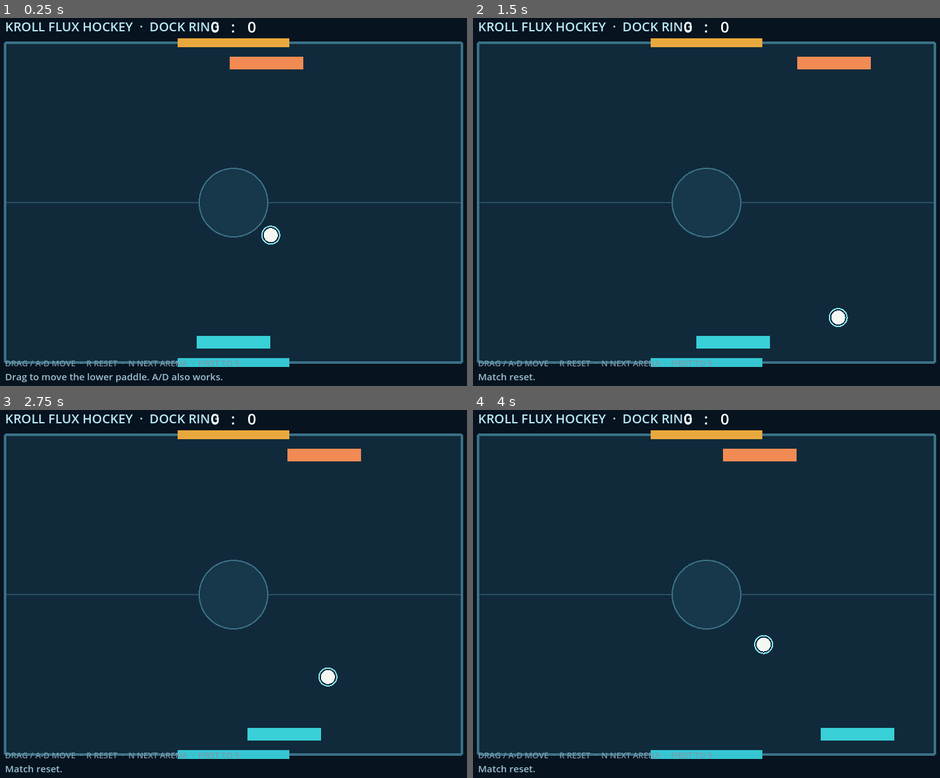
Above: before the commit, frames 1-4 (two rows, left to right).
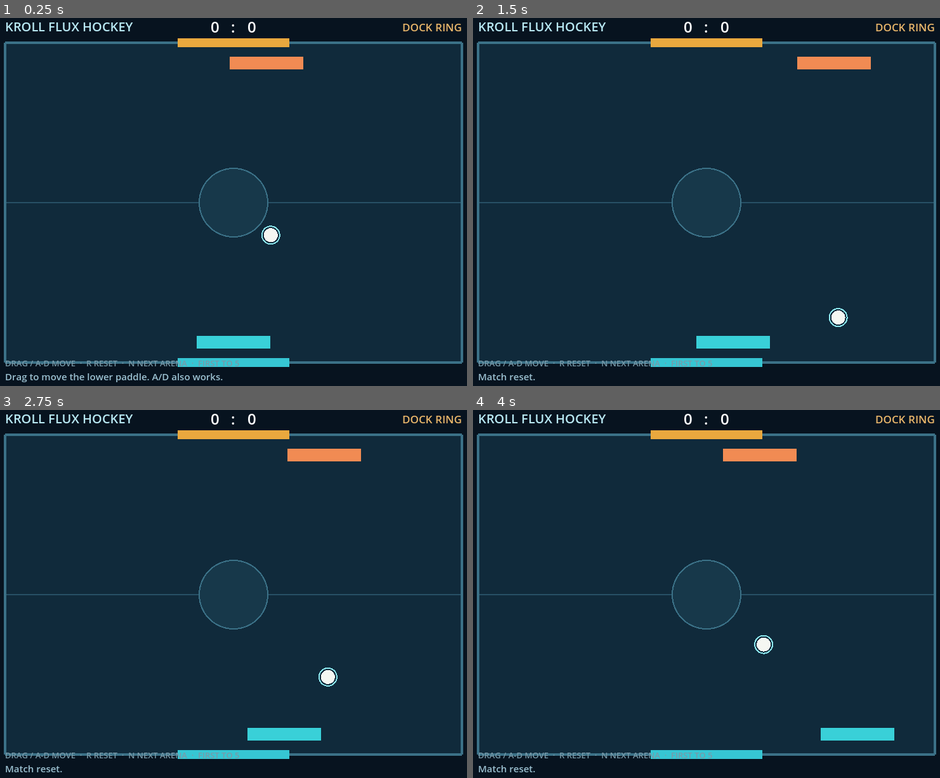
Above: after the commit, the same moments.

Repository: qaqp980520-prog/2126-Survival
Game: Godot game, scene res://main.tscn
Same seed, same stepped clock (60 frames per second), same inputs: the game is played once before the commit and once after it.
Inputs (mouse positions are in pixels of both pictures, inside the frame that each line leads up to):
- Up to frame 1 (0.25 s): no input
- Up to frame 2 (1.5 s): tap Enter at 0.5 s; move the mouse to (818, 183) at 0.52 s; hold D 0.53-1.25 s; tap R at 0.6 s; click (818, 183) at 0.67 s; drag from (603, 220) to (683, 279) at 1.27 s
- Up to frame 3 (2.75 s): move the mouse to (284, 509) at 2.02 s; hold D from 2.03 s (still down); tap R at 2.1 s
- Up to frame 4 (4 s): release D at 2.75 s; drag from (683, 671) to (552, 538) at 2.77 s; move the mouse to (860, 652) at 3.52 s; hold A from 3.53 s (still down); tap R at 3.6 s

The runs differ from the first frame. In frame 1, 0.3% of the frame differs, in the area x 30-99%, y 1-4%; in frame 2, 0.3%; in frame 3, 0.3%; in frame 4, 0.3%.

Commit message:
Polish Flux Hockey scoreboard spacing

Diff:
--- a/daily_games/KROLL_Flux_Hockey/main.gd
+++ b/daily_games/KROLL_Flux_Hockey/main.gd
@@ -101,10 +101,11 @@
 
 	var font: Font = ThemeDB.fallback_font
 	if font != null:
-		var title := "KROLL FLUX HOCKEY  ·  " + Rules.get_arena_name(int(game_state.get("arena_index", 0))).to_upper()
-		draw_string(font, Vector2(40.0, 30.0), title, HORIZONTAL_ALIGNMENT_LEFT, 720.0, 20, Color("#b9e9f4"))
+		draw_string(font, Vector2(40.0, 30.0), "KROLL FLUX HOCKEY", HORIZONTAL_ALIGNMENT_LEFT, 240.0, 20, Color("#b9e9f4"))
 		var score := "%d   :   %d" % [int(game_state.get("player_score", 0)), int(game_state.get("ai_score", 0))]
-		draw_string(font, Vector2(330.0, 32.0), score, HORIZONTAL_ALIGNMENT_CENTER, 140.0, 24, Color("#ffffff"))
+		draw_string(font, Vector2(320.0, 32.0), score, HORIZONTAL_ALIGNMENT_CENTER, 160.0, 24, Color("#ffffff"))
+		var arena_label := Rules.get_arena_name(int(game_state.get("arena_index", 0))).to_upper()
+		draw_string(font, Vector2(560.0, 30.0), arena_label, HORIZONTAL_ALIGNMENT_RIGHT, 200.0, 17, Color("#e9b66a"))
 		draw_string(font, Vector2(40.0, 580.0), _message, HORIZONTAL_ALIGNMENT_LEFT, 720.0, 15, Color("#9bc0d0"))
 		draw_string(font, Vector2(40.0, 558.0), "DRAG / A-D MOVE  ·  R RESET  ·  N NEXT ARENA  ·  FIRST TO 5", HORIZONTAL_ALIGNMENT_LEFT, 720.0, 13, Color("#7899a8"))
 		var winner: String = str(game_state.get("winner", ""))
